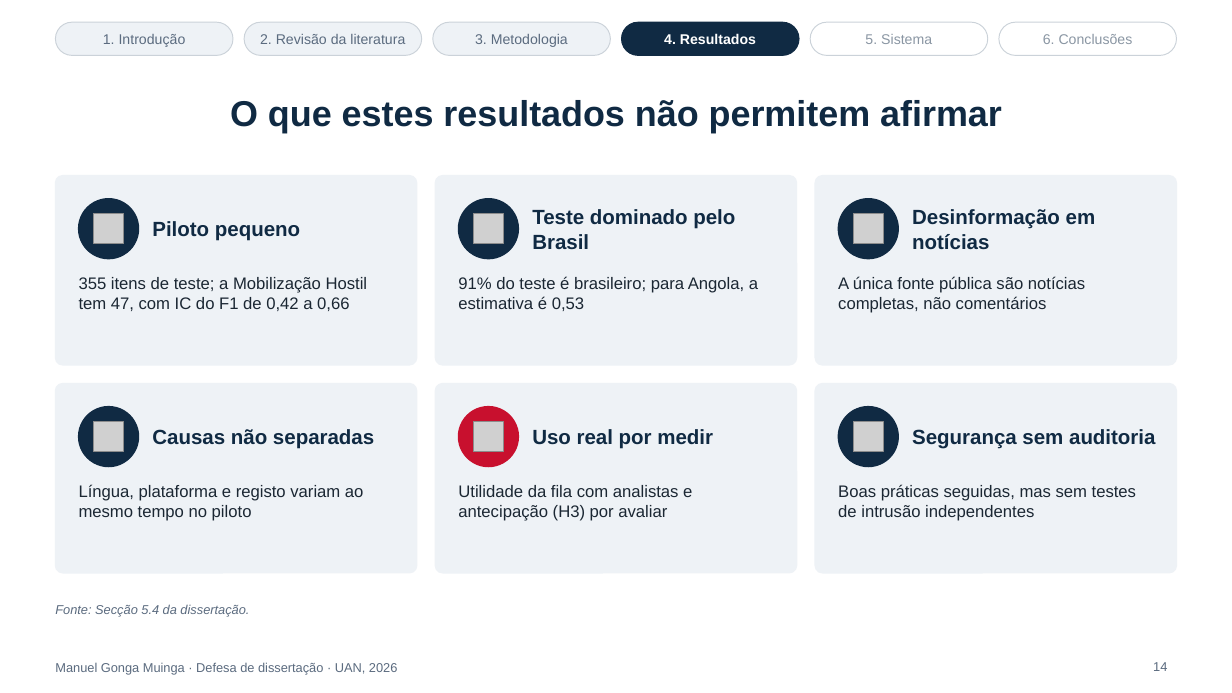
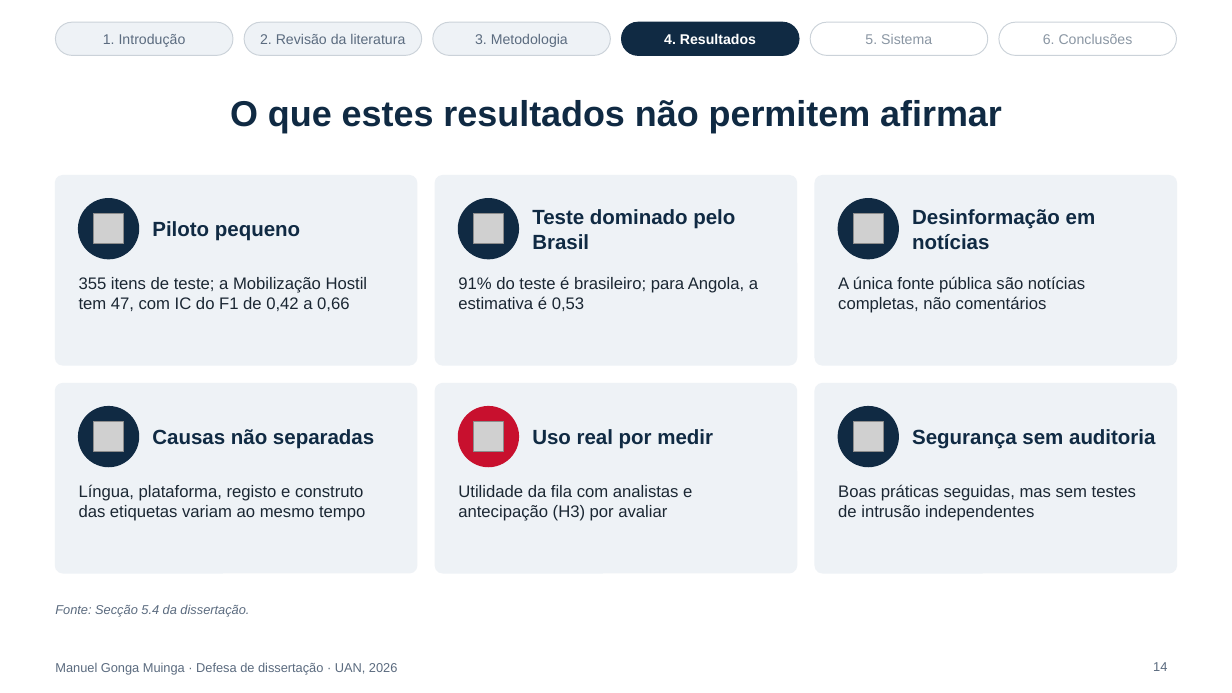
Before and after one commit to manuelmuinga/dissertacao-uan-angola, a slide deck: slide 14 of docs/Apresentacao_Defesa_UAN.pptx. Drawn at 1232x693 pixels with LibreOffice and Linux fonts; fonts in the diff are those of the drawing; grey boxes stand for pictures. Boxes give left, top, right and bottom in pixels: in the first picture for what was removed or moved away, otherwise in the second. Text is boxed around its words. In the diff, an @@ line names an element or a change of style, - is before the commit and + after.

```diff
--- a/docs/Apresentacao_Defesa_UAN.pptx
+++ b/docs/Apresentacao_Defesa_UAN.pptx
@@ text at [79, 484, 365, 521]: text changed @@
-Língua, plataforma e registo variam ao mesmo tempo no piloto
+Língua, plataforma, registo e construto das etiquetas variam ao mesmo tempo
```
Also in this commit, not shown: 12 other slides changed, 3 other files.
